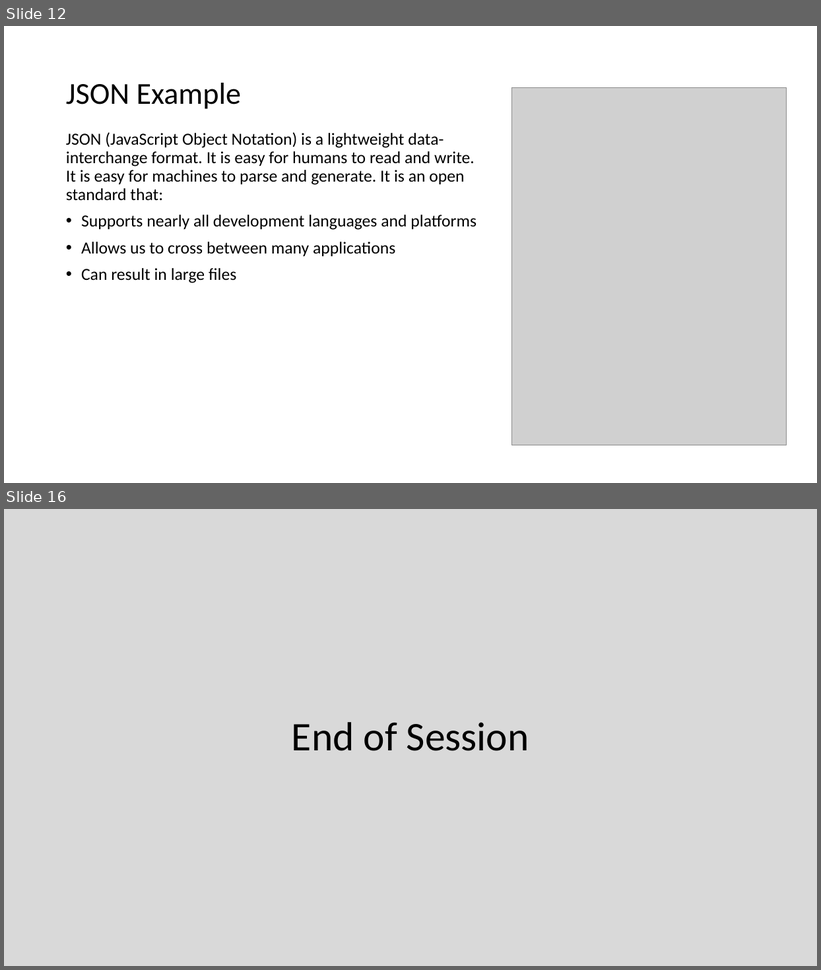
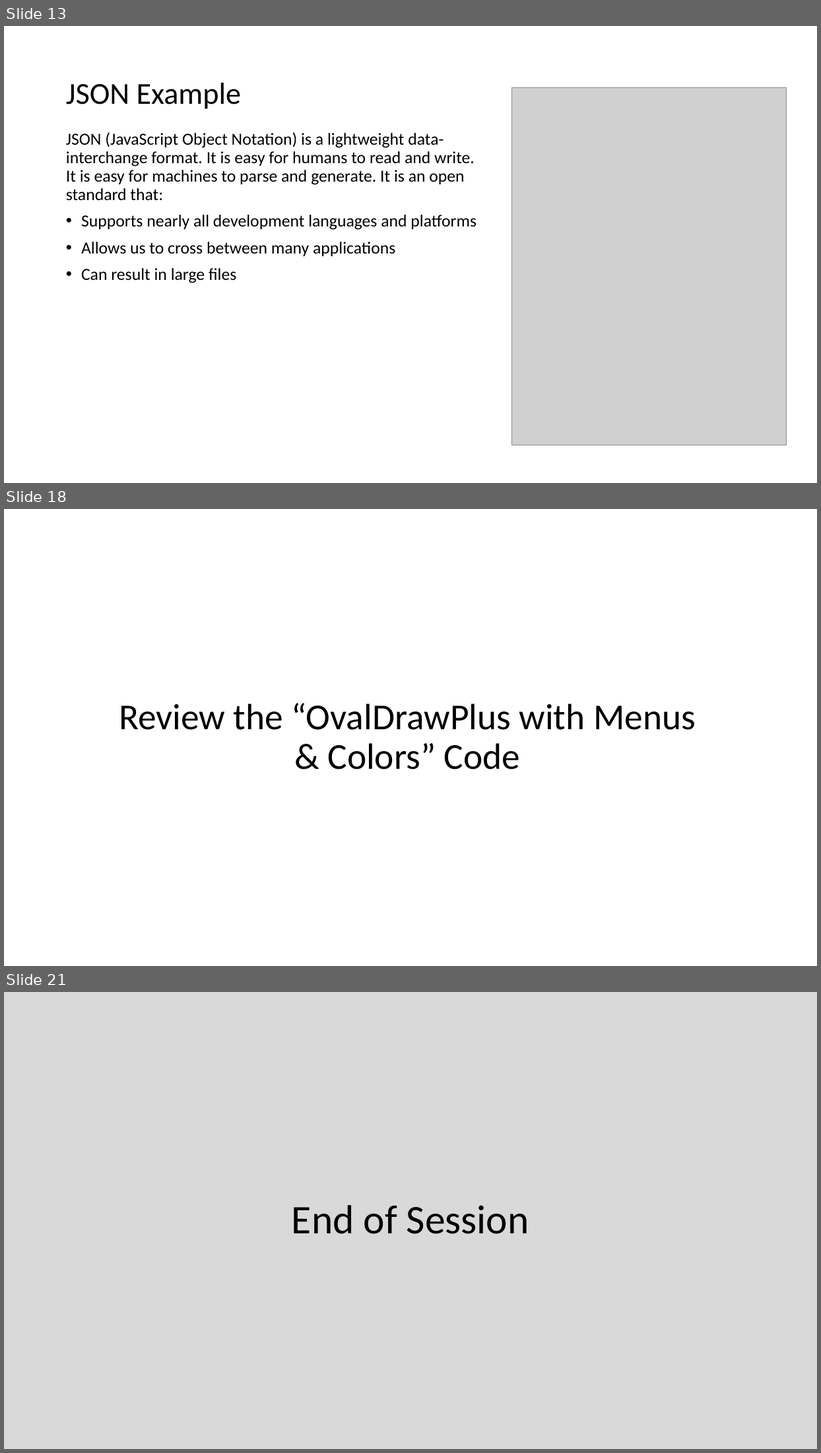
Before and after one commit to jamesbaptiste1/cpsc-24500-2019-01-spring-lt1, a slide deck: lecture-presentations/sprint-4.pptx. Shown one above the other, each under a label of ours: slides 12 and 16 before the commit, slides 13, 18 and 21 after it; the slides between them are not shown. The pictures are 821x970 and 821x1453 pixels, drawn with LibreOffice and Linux fonts; fonts in the diff are those of the drawing; grey boxes stand for pictures. Boxes give left, top, right and bottom in pixels: in the first picture for what was removed or moved away, otherwise in the second. Text is boxed around its words. In the diff, an @@ line names an element or a change of style, - is before the commit and + after.

```diff
--- a/lecture-presentations/sprint-4.pptx
+++ b/lecture-presentations/sprint-4.pptx
@@ slide 18 added at [4, 509, 817, 966], background #FFFFFF @@
@@ title added at [119, 703, 696, 770], 43.2 pt, text #000000 @@
+Review the “OvalDrawPlus with Menus & Colors” Code
@@ what was slide 12 is now slide 13 @@
@@ what was slide 16 is now slide 21 @@
```
Also in this commit, not shown: 5 slides changed, 5 other slides added, 1 slide removed.
